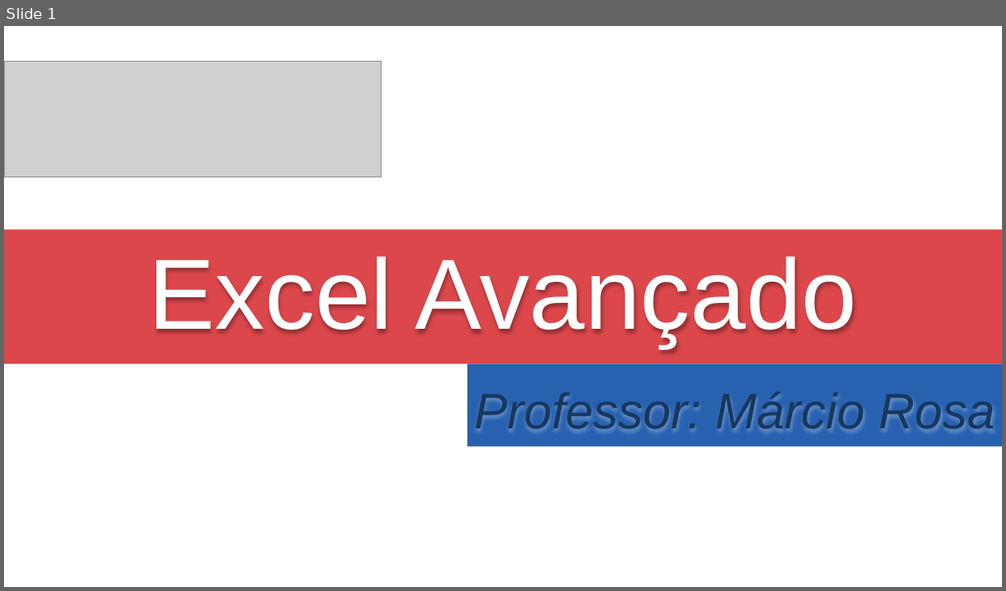
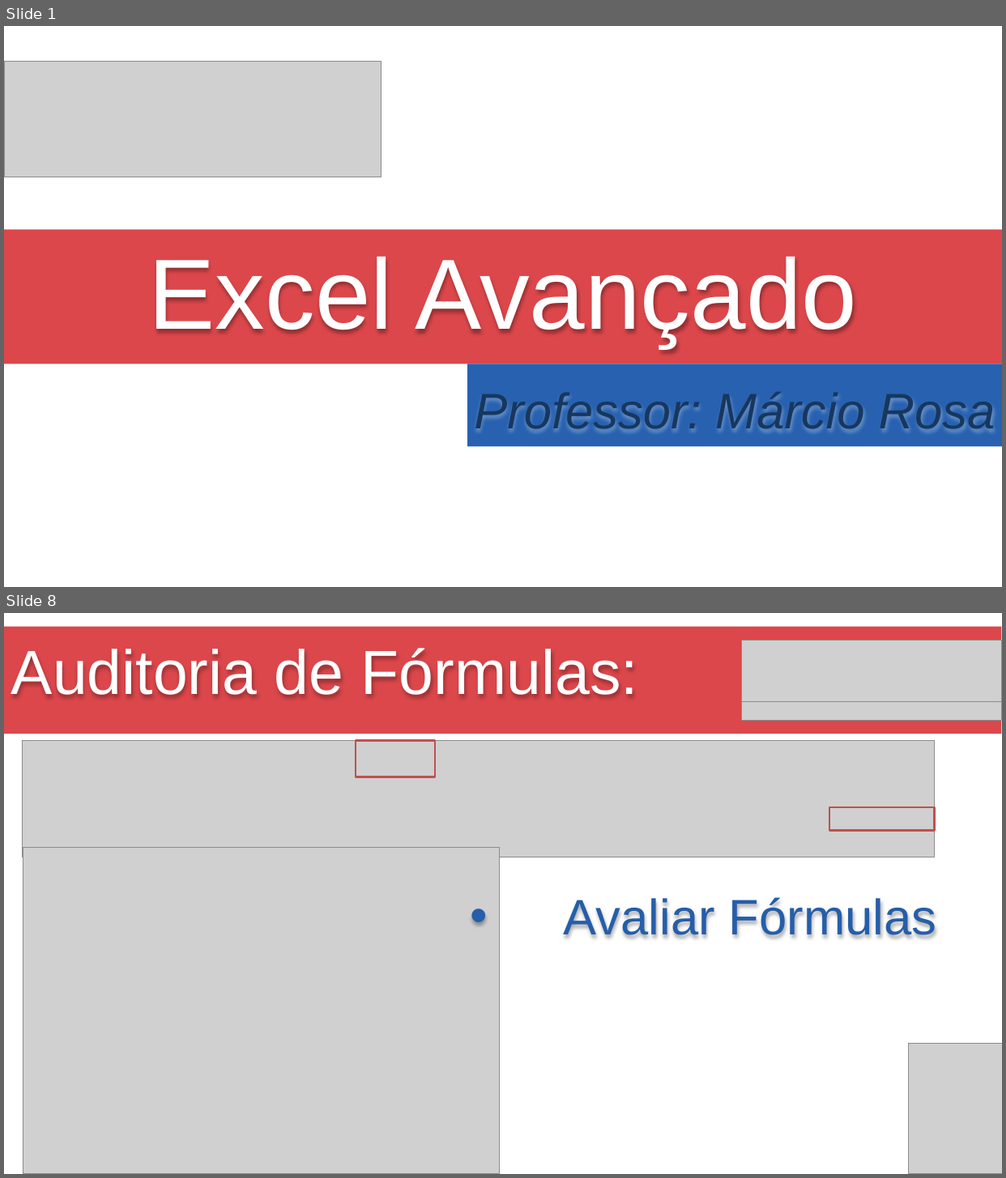
Before and after one commit to Marcsuper/TeachX, a slide deck: Turma Intensivo - 439 - Noite Julho 2017/Aula 3/Aula de Excel 3.pptx. Shown one above the other, each under a label of ours: slide 1 before the commit, slides 1 and 8 after it; the slides between them are not shown. The pictures are 1006x591 and 1006x1178 pixels, drawn with LibreOffice and Linux fonts; fonts in the diff are those of the drawing; grey boxes stand for pictures. Boxes give left, top, right and bottom in pixels: in the first picture for what was removed or moved away, otherwise in the second. Text is boxed around its words. In the diff, an @@ line names an element or a change of style, - is before the commit and + after.

```diff
--- a/Turma Intensivo - 439 - Noite Julho 2017/Aula 3/Aula de Excel 3.pptx
+++ b/Turma Intensivo - 439 - Noite Julho 2017/Aula 3/Aula de Excel 3.pptx
@@ slide 8 added at box(4, 613, 1002, 1174), background #FFFFFF @@
@@ rectangle added at box(4, 627, 1001, 734), fill #DC474B @@
@@ title added at box(11, 648, 638, 697), 60 pt, text #FFFFFF @@
+Auditoria de Fórmulas:
@@ picture added at box(741, 640, 1001, 701) @@
@@ picture added at box(742, 702, 1002, 721) @@
@@ picture added at box(22, 741, 935, 858) @@
@@ rectangle added at box(356, 741, 435, 777), outline #C0504D 2 pt @@
@@ rectangle added at box(829, 807, 935, 831), outline #C0504D 2 pt @@
@@ picture added at box(23, 847, 500, 1174) @@
@@ text added at box(564, 897, 937, 939), 48 pt, text #255EA9 @@
+• Avaliar Fórmulas
@@ picture added at box(909, 1044, 1002, 1174) @@
```
Also in this commit, not shown: 3 slides changed, 6 other slides added, 15 other files.
